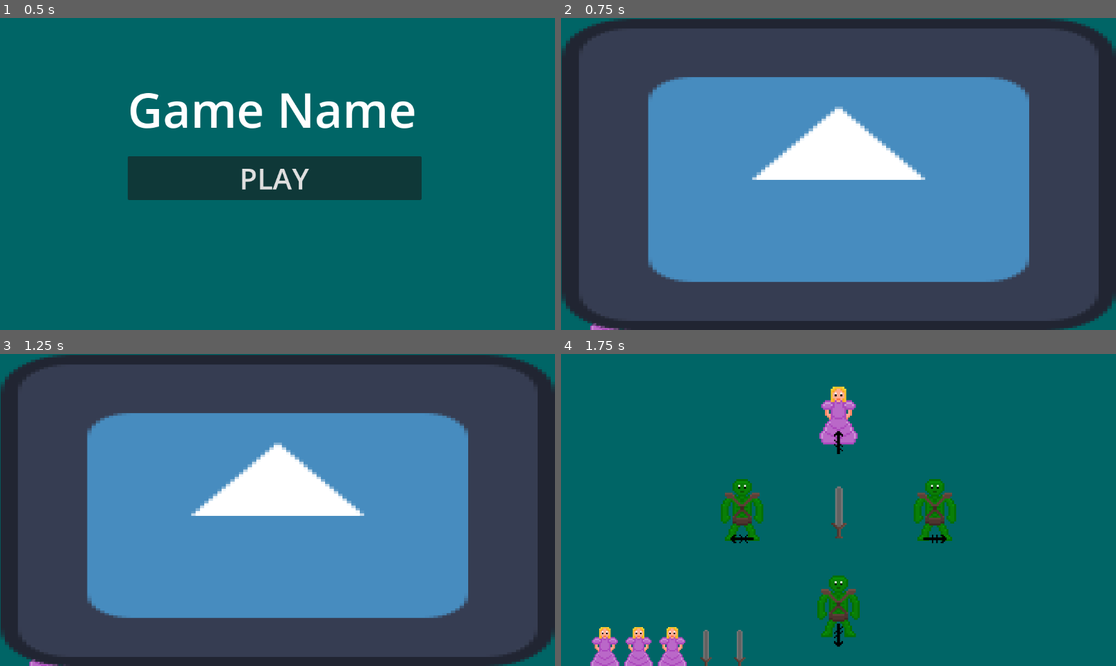
Above: before the commit, frames 1-4 (two rows, left to right).
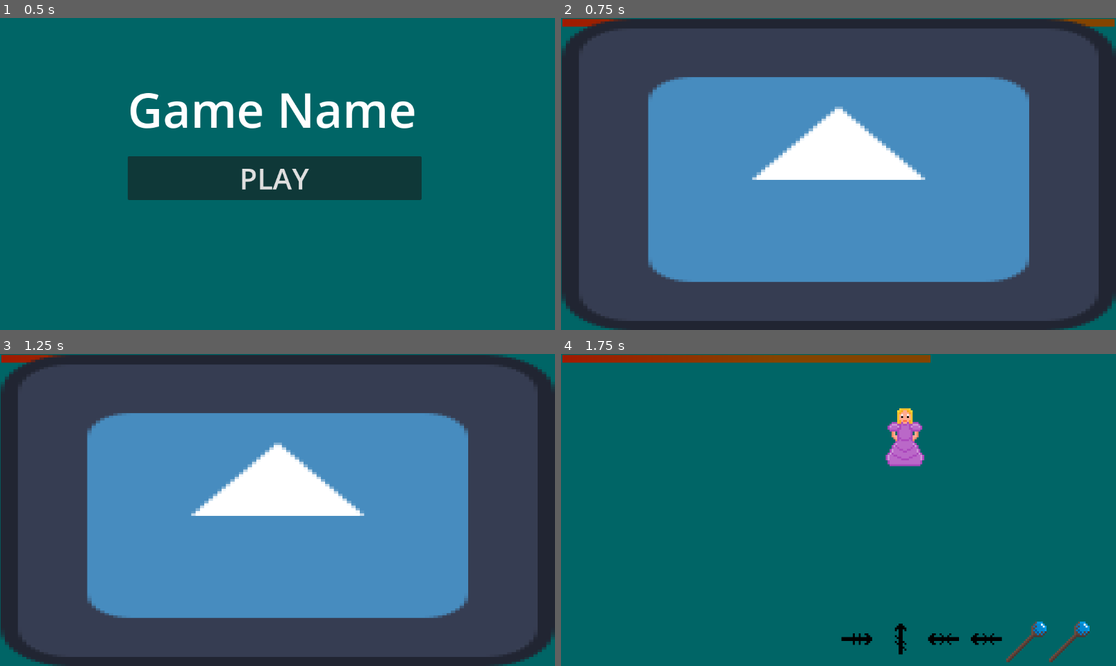
Above: after the commit, the same moments.

Repository: JamsterMan/Game-Jam-PS-16
Game: Godot game, scene res://Scenes/main_menu.tscn
The game is run twice, just before and just after one commit, with the same random seed, the same clock (stepped at 60 frames per second) and the same inputs. The engine's default icon, where the game draws it, is replaced by a stand-in: a white triangle on a blue panel in a dark square.
Inputs:
- Up to frame 1 (0.5 s): no input
- Up to frame 2 (0.75 s): click "PLAY" at 0.5 s
- Up to frame 3 (1.25 s): no input
- Up to frame 4 (1.75 s): hold Right (move_right) from 1.28 s (still down)

Frame 1 is identical in both runs. In frame 2, 0.5% of the frame differs, in the area x 0-100%, y 0-100%; in frame 3, 0.3%; in frame 4, 9.3%, in the area x 0-96%, y 0-100%.

Commit message:
added visual changes
-added progress bar to display remaining time
-added sprite change to display minigame completion

Diff:
--- a/gamejam-ps16/Scenes/GameScene.tscn
+++ b/gamejam-ps16/Scenes/GameScene.tscn
@@ -6,6 +6,16 @@
 [ext_resource type="Script" path="res://Scripts/Next_MiniGame_Timer.gd" id="4_5uc8d"]
 [ext_resource type="Script" path="res://Scripts/MiniGame_Timer.gd" id="5_f6n46"]
 [ext_resource type="Texture2D" uid="uid://ck70nmlw3c3ur" path="res://Sprites/Card2.png" id="5_sbe85"]
+
+[sub_resource type="Gradient" id="Gradient_bjdik"]
+offsets = PackedFloat32Array(0, 0.992958)
+colors = PackedColorArray(0.636282, 0.102736, 0, 1, 0.52005, 0.268393, 0, 1)
+
+[sub_resource type="GradientTexture2D" id="GradientTexture2D_2o1si"]
+gradient = SubResource("Gradient_bjdik")
+width = 1146
+height = 16
+fill_to = Vector2(0.38835, 0)
 
 [node name="Game" type="Node2D"]
 
@@ -16,9 +26,20 @@
 offset_bottom = 350.0
 color = Color(0, 0.396549, 0.399054, 1)
 
+[node name="TextureProgressBar" type="TextureProgressBar" parent="MinigameBackground"]
+layout_mode = 0
+offset_left = 28.0
+offset_top = 21.0
+offset_right = 1174.0
+offset_bottom = 37.0
+max_value = 3.0
+step = 0.0
+value = 3.0
+texture_progress = SubResource("GradientTexture2D_2o1si")
+
 [node name="Camera2D" type="Camera2D" parent="."]
 
-[node name="MiniGameController" type="Node2D" parent="." node_paths=PackedStringArray("minigame_info_timer", "next_minigame_timer", "minigame_info", "minigame_win", "minigame_lose")]
+[node name="MiniGameController" type="Node2D" parent="." node_paths=PackedStringArray("minigame_info_timer", "next_minigame_timer", "minigame_info", "minigame_win", "minigame_lose", "minigame_timer_visual")]
 script = ExtResource("1_pg6cp")
 minigames = Array[String](["res://Scenes/mini_game_aim_game.tscn", "res://Scenes/mini_game_typing.tscn", "res://Scenes/mini_game_quick_time.tscn"])
 minigame_info_timer = NodePath("MinigameInfoTimer")
@@ -26,6 +47,7 @@
 minigame_info = NodePath("MinigameInfoTimer/MinigameInfo")
 minigame_win = NodePath("NextMinigameTimer/MiniGameWin")
 minigame_lose = NodePath("MiniGameLose")
+minigame_timer_visual = NodePath("../MinigameBackground/TextureProgressBar")
 
 [node name="MinigameInfoTimer" type="Timer" parent="MiniGameController"]
 one_shot = true
--- a/gamejam-ps16/Scenes/mini_game_aim_game.tscn
+++ b/gamejam-ps16/Scenes/mini_game_aim_game.tscn
@@ -14,12 +14,12 @@
 [sub_resource type="CircleShape2D" id="CircleShape2D_bp46v"]
 radius = 27.5
 
-[node name="MiniGameAimGame" type="Node2D" node_paths=PackedStringArray("target_area", "minigame_timer")]
+[node name="MiniGameAimGame" type="Node2D" node_paths=PackedStringArray("minigame_timer", "target_area")]
 process_mode = 4
 position = Vector2(-614, -349)
 script = ExtResource("1_r3ngn")
+minigame_timer = NodePath("MinigameTimer")
 target_area = NodePath("Target/TargetArea")
-minigame_timer = NodePath("MinigameTimer")
 
 [node name="Target" type="Node2D" parent="."]
 position = Vector2(458, 342)
--- a/gamejam-ps16/Scenes/mini_game_quick_time.tscn
+++ b/gamejam-ps16/Scenes/mini_game_quick_time.tscn
@@ -5,15 +5,16 @@
 [ext_resource type="Texture2D" uid="uid://d00ckynh8h2k3" path="res://Sprites/Orc.png" id="3_h1e52"]
 [ext_resource type="Texture2D" uid="uid://cem3faymlq7no" path="res://Sprites/gravestone.png" id="4_47cbh"]
 [ext_resource type="Script" path="res://Scripts/MiniGame_Timer.gd" id="4_c8h27"]
-[ext_resource type="Texture2D" uid="uid://bqoh0yvemdxv1" path="res://Sprites/Runes_left1.png" id="5_8ea4a"]
 [ext_resource type="Texture2D" uid="uid://c81kyv6odec0m" path="res://Sprites/Sword.png" id="5_8k7on"]
-[ext_resource type="Texture2D" uid="uid://bh7e2yv3p1co2" path="res://Sprites/Runes_up1.png" id="6_nexcw"]
-[ext_resource type="Texture2D" uid="uid://t0buvqd5lj5t" path="res://Sprites/Runes_right1.png" id="7_8w3k5"]
-[ext_resource type="Texture2D" uid="uid://1410u5rd0d66" path="res://Sprites/Runes_down1.png" id="8_hjyxe"]
+[ext_resource type="Texture2D" uid="uid://diqj3xo3qflt7" path="res://Sprites/Runes_left2.png" id="6_34nag"]
+[ext_resource type="Texture2D" uid="uid://485us4kx02t" path="res://Sprites/Runes_up2.png" id="7_mu0t8"]
+[ext_resource type="Texture2D" uid="uid://ctirucnhdxe7r" path="res://Sprites/Runes_right2.png" id="8_ok01q"]
+[ext_resource type="Texture2D" uid="uid://on3thud87cwq" path="res://Sprites/Runes_down2.png" id="9_02sor"]
 
-[node name="mini_game_quick_time" type="Node2D" node_paths=PackedStringArray("char_sprites", "target_sprites")]
+[node name="mini_game_quick_time" type="Node2D" node_paths=PackedStringArray("minigame_timer", "char_sprites", "target_sprites")]
 process_mode = 4
 script = ExtResource("1_khvof")
+minigame_timer = NodePath("MinigameTimer")
 target_postions = Array[int]([0, 0, 0, 0, 0, 0])
 char_sprites = [NodePath("Extra2/ExtraSprite2"), NodePath("Extra4/ExtraSprite4"), NodePath("Extra/ExtraSprite"), NodePath("Extra3/ExtraSprite3")]
 target_sprites = [NodePath("Targets/TargetOne"), NodePath("Targets/TargetTwo"), NodePath("Targets/TargetThree"), NodePath("Targets/TargetFour"), NodePath("Targets/TargetFive")]
@@ -46,7 +47,7 @@
 [node name="ExtraButton" type="Sprite2D" parent="Extra"]
 position = Vector2(0, 60)
 scale = Vector2(3, 3)
-texture = ExtResource("5_8ea4a")
+texture = ExtResource("6_34nag")
 
 [node name="Extra2" type="Node2D" parent="."]
 position = Vector2(0, -200)
@@ -58,7 +59,7 @@
 [node name="ExtraButton" type="Sprite2D" parent="Extra2"]
 position = Vector2(0, 60)
 scale = Vector2(3, 3)
-texture = ExtResource("6_nexcw")
+texture = ExtResource("7_mu0t8")
 
 [node name="Extra3" type="Node2D" parent="."]
 position = Vector2(200, 0)
@@ -70,7 +71,7 @@
 [node name="ExtraButton" type="Sprite2D" parent="Extra3"]
 position = Vector2(0, 60)
 scale = Vector2(3, 3)
-texture = ExtResource("7_8w3k5")
+texture = ExtResource("8_ok01q")
 
 [node name="Extra4" type="Node2D" parent="."]
 position = Vector2(0, 200)
@@ -82,7 +83,7 @@
 [node name="ExtraButton" type="Sprite2D" parent="Extra4"]
 position = Vector2(0, 60)
 scale = Vector2(3, 3)
-texture = ExtResource("8_hjyxe")
+texture = ExtResource("9_02sor")
 
 [node name="Targets" type="Node2D" parent="."]
 position = Vector2(-275, 204)
--- a/gamejam-ps16/Scenes/mini_game_typing.tscn
+++ b/gamejam-ps16/Scenes/mini_game_typing.tscn
@@ -12,8 +12,9 @@
 [ext_resource type="Script" path="res://Scripts/MiniGame_Timer.gd" id="7_j4qch"]
 [ext_resource type="Texture2D" uid="uid://ctirucnhdxe7r" path="res://Sprites/Runes_right2.png" id="8_q0aww"]
 [ext_resource type="Texture2D" uid="uid://diqj3xo3qflt7" path="res://Sprites/Runes_left2.png" id="9_ppldq"]
+[ext_resource type="Texture2D" uid="uid://cem3faymlq7no" path="res://Sprites/gravestone.png" id="10_o5hs5"]
 
-[node name="MinigameTypingGame" type="Node2D" node_paths=PackedStringArray("buttons_sprites")]
+[node name="MinigameTypingGame" type="Node2D" node_paths=PackedStringArray("char_sprite", "minigame_timer", "buttons_sprites")]
 process_mode = 4
 script = ExtResource("1_mxqhv")
 up_image = ExtResource("2_uydm4")
@@ -24,6 +25,9 @@
 down_image_pressed = ExtResource("7_741b8")
 right_image_pressed = ExtResource("8_q0aww")
 left_image_pressed = ExtResource("9_ppldq")
+char_sprite = NodePath("target/Sprite2D")
+char_target_hit = ExtResource("10_o5hs5")
+minigame_timer = NodePath("MinigameTimer")
 buttons = Array[int]([0, 0, 0, 0, 0, 0])
 buttons_sprites = [NodePath("Spell/ButtonOne"), NodePath("Spell/ButtonTwo"), NodePath("Spell/ButtonThree"), NodePath("Spell/ButtonFour"), NodePath("Spell/ButtonFive"), NodePath("Spell/ButtonSix")]
 
--- a/gamejam-ps16/Scripts/mini_game_aim_game.gd
+++ b/gamejam-ps16/Scripts/mini_game_aim_game.gd
@@ -2,8 +2,8 @@
 
 @export var person_count : int = 4
 @export var minigame_length : float = 3
+@export var minigame_timer: Timer
 @export var target_area : Area2D
-@export var minigame_timer: Timer
 
 func _minigame_timer_timeout():
 	print("Mini game end")
@@ -18,6 +18,7 @@
 func _ready() -> void:
 	#set minigame info here
 	minigame_timer.start(minigame_length)
+	get_parent()._set_minigame_visual_timer(minigame_length)
 
 	var rng = RandomNumberGenerator.new()
 	rng.randomize()
--- a/gamejam-ps16/Scripts/mini_game_controller.gd
+++ b/gamejam-ps16/Scripts/mini_game_controller.gd
@@ -6,12 +6,16 @@
 @export var minigame_info: TextureRect
 @export var minigame_win: TextureRect
 @export var minigame_lose: TextureRect
+@export var minigame_timer_visual: TextureProgressBar
+
 var minigame
+var last_minigame_path_index: int = 0
+var start_visual_timer: bool = false
+var time_past: float = 0
 
 func _minigame_timer_timeout():
 	print("Mini game start")
 	#hide info screen
-	#minigame_info_timer._hide_info()
 	minigame_info.set_visible(false)
 	#show and activate minigame
 	minigame.set_visible(true)
@@ -22,9 +26,9 @@
 	#start with random minigame
 	var rng = RandomNumberGenerator.new()
 	rng.randomize()
-	#var minigame_path_index = rng.randi_range(0,minigames.size()-1)
-	#var next_minigame = load(minigames[minigame_path_index])
-	var next_minigame = load(minigames[2])
+	last_minigame_path_index = rng.randi_range(0,minigames.size()-1)
+	var next_minigame = load(minigames[last_minigame_path_index])
+	#var next_minigame = load(minigames[2])
 
 	minigame = next_minigame.instantiate()
 	add_child(minigame)
@@ -45,6 +49,10 @@
 	print("Next minigame loading")
 	_reset_minigame()
 
+func _next_minigame(num:int):
+	if(num >= last_minigame_path_index):
+		minigame
+
 func _reset_minigame():
 	minigame_win.set_visible(false)
 	#set up minigame info screen
@@ -56,9 +64,28 @@
 	#choose game at semi random - try not to repeat games
 	var rng = RandomNumberGenerator.new()
 	rng.randomize()
-	var minigame_path_index = rng.randi_range(0,minigames.size()-1)
+	#0, size()-2 -> -2 to prevent repeat games
+	var minigame_path_index = rng.randi_range(0,minigames.size()-2)
+	if(minigame_path_index >= last_minigame_path_index):
+		minigame_path_index += 1
+	last_minigame_path_index = minigame_path_index
 	var next_minigame = load(minigames[minigame_path_index])
 	minigame = next_minigame.instantiate()
 	add_child(minigame)
 
 #func _set_minigame_info(string?):
+
+func _set_minigame_visual_timer(time:int):
+	minigame_timer_visual.max_value = time
+	minigame_timer_visual.value = time
+	time_past = 0
+	start_visual_timer = true
+
+# Called every frame. 'delta' is the elapsed time since the previous frame.
+func _process(delta: float) -> void:
+	if(start_visual_timer):
+		time_past += delta
+		if(time_past >= 0.5):
+			print(time_past)
+			time_past -= 0.5
+			minigame_timer_visual.value -= 0.5
--- a/gamejam-ps16/Scripts/mini_game_quick_time.gd
+++ b/gamejam-ps16/Scripts/mini_game_quick_time.gd
@@ -6,6 +6,9 @@
 var correct_presses: int = 0
 
 enum button{UP,DOWN,LEFT,RIGHT}
+
+@export var minigame_length : float = 3
+@export var minigame_timer: Timer
 
 @export var target_postions : Array[int] = []
 #max 4
@@ -32,9 +35,13 @@
 	char_sprites[target_postions[0]].texture = char_target
 	_set_next_button()
 
+	minigame_timer.start(minigame_length)
+	get_parent()._set_minigame_visual_timer(minigame_length)
+
 #converts button ints into button images
 func _set_next_images():
 	if(correct_presses >= presses_needed):
+		char_sprites[target_postions[correct_presses-1]].texture = char_target_hit
 		return
 	for n in char_sprites.size():
 		if(target_postions[correct_presses] == n):
@@ -60,8 +67,6 @@
 
 func _minigame_timer_timeout():
 	print("Mini game end")
-	print(correct_presses)
-	print(presses_needed)
 	if(correct_presses >= presses_needed):
 		print("Mini game win")
 		get_parent()._minigame_win()
--- a/gamejam-ps16/Scripts/mini_game_typing.gd
+++ b/gamejam-ps16/Scripts/mini_game_typing.gd
@@ -11,6 +11,12 @@
 @export var left_image_pressed: Texture2D
 
 enum button{UP,DOWN,LEFT,RIGHT}
+
+@export var char_sprite : Sprite2D
+@export var char_target_hit: Texture2D
+
+@export var minigame_length : float = 3
+@export var minigame_timer: Timer
 
 @export var buttons : Array[int] = []
 @export var buttons_sprites : Array[Sprite2D] = []
@@ -32,6 +38,9 @@
 		buttons_sprites[n].texture = _set_button_images(buttons[n])
 	_set_next_button()
 
+	minigame_timer.start(minigame_length)
+	get_parent()._set_minigame_visual_timer(minigame_length)
+
 #converts button ints into button images
 func _set_button_images(num:int) -> Texture2D:
 	if(num == button.UP):
@@ -45,6 +54,7 @@
 #converts button ints into strings for input collection
 func _set_next_button():
 	if(correct_button_presses >= button_count):
+		char_sprite.texture = char_target_hit
 		return
 	if(buttons[correct_button_presses] == button.UP):
 		next_button = "move_up"
Not shown: 1 places in gamejam-ps16/Scenes/GameScene.tscn that only renumber resources
Not shown: 1 places in gamejam-ps16/Scenes/mini_game_typing.tscn that only renumber resources
Renamed: gamejam-ps16/Scenes/Bow.png -> gamejam-ps16/Sprites/Bow.png
Not shown, changed: gamejam-ps16/Sprites/Bow.png.import
